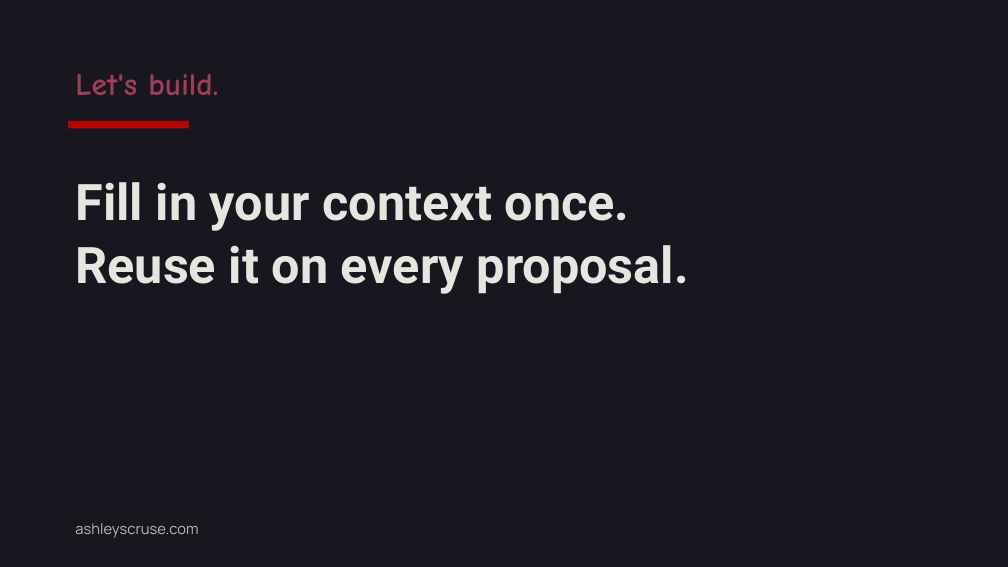
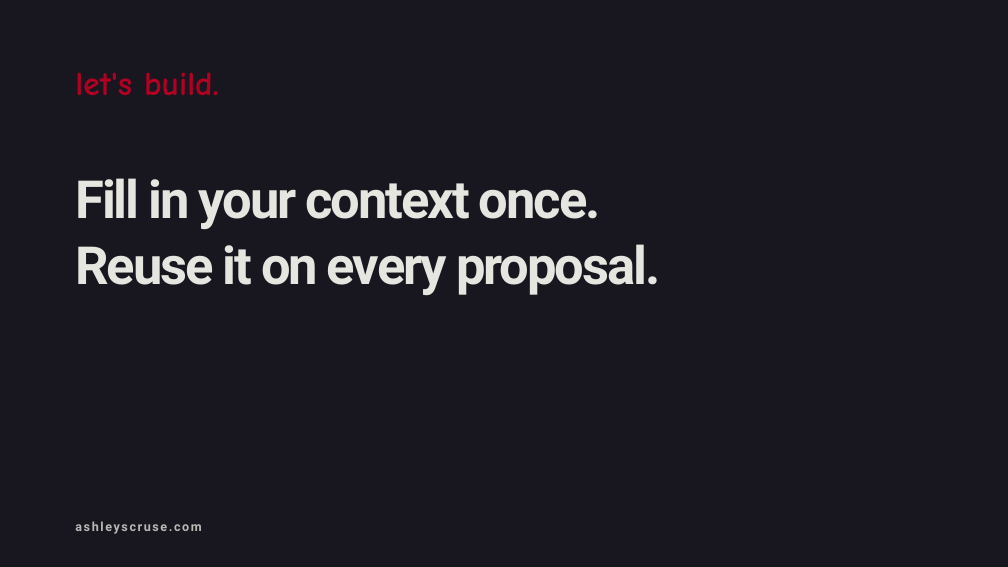
Before and after one commit to ashleyscruse/grant-writing-accelerator, a slide deck: slide 12 of working/context-ai-workshop-slides.pptx. Drawn at 1008x567 pixels with LibreOffice and Linux fonts; fonts in the diff are those of the drawing. Boxes give left, top, right and bottom in pixels: in the first picture for what was removed or moved away, otherwise in the second. Text is boxed around its words. In the diff, an @@ line names an element or a change of style, - is before the commit and + after.

```diff
--- a/working/context-ai-workshop-slides.pptx
+++ b/working/context-ai-workshop-slides.pptx
@@ text at box(75, 72, 219, 96): text changed; size 30 to 32 pt; text colour #9E3E58 to #B30022 @@
-Let's build.
+let's build.
@@ rectangle removed at box(68, 121, 189, 129) @@
@@ text at box(75, 178, 660, 295): text changed; size 48 to 50 pt @@
-Fill in your context once.
-Reuse it on every proposal.
+Fill in your context once.
+Reuse it on every proposal.
@@ text "ashleyscruse.com" at box(75, 521, 201, 534): size 14 to 12 pt, font Manrope to Roboto, letter spacing 0 to 1.5 pt, bold on @@
```
Also in this commit, not shown: 11 other slides changed, 1 other file.
